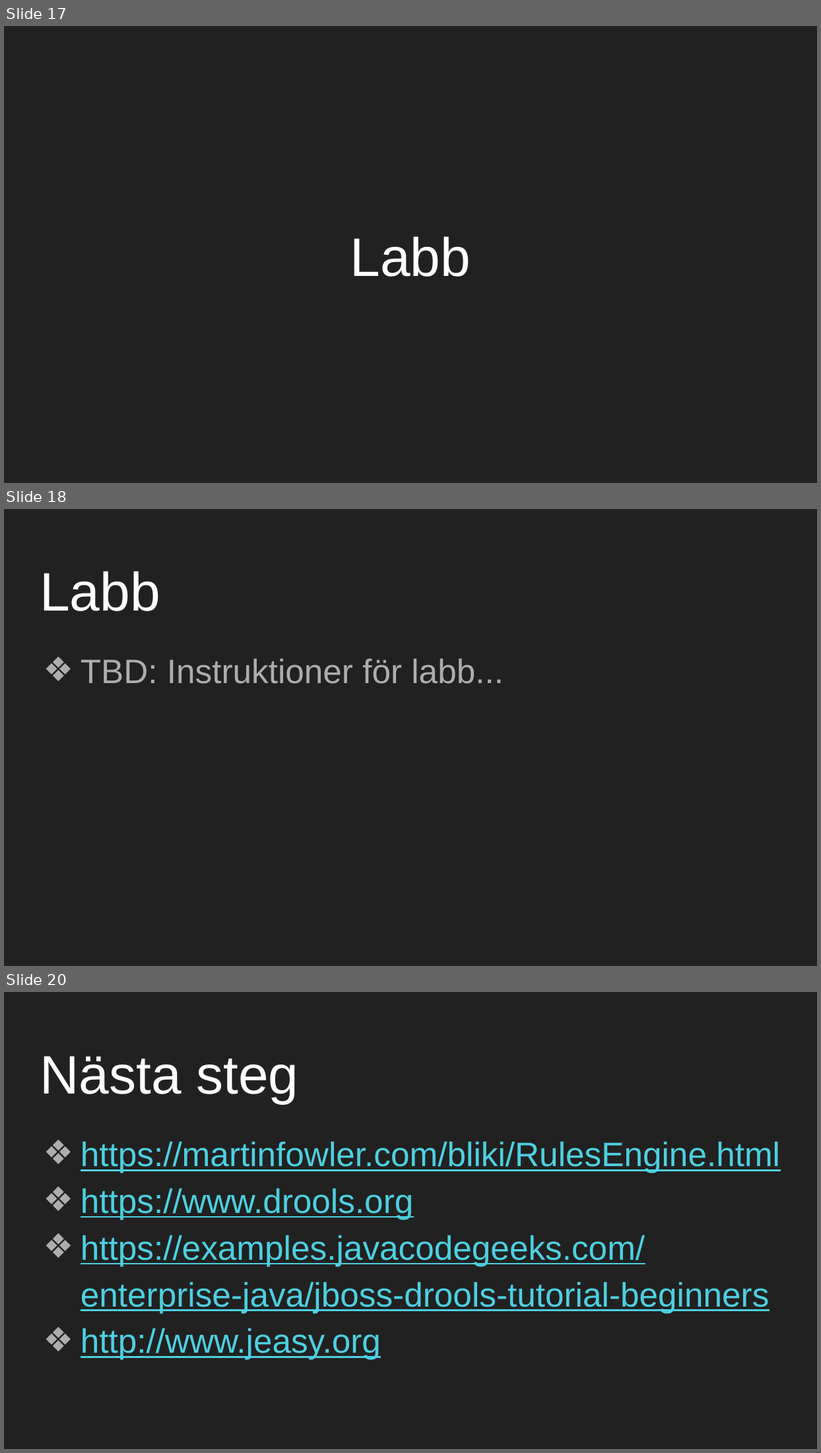
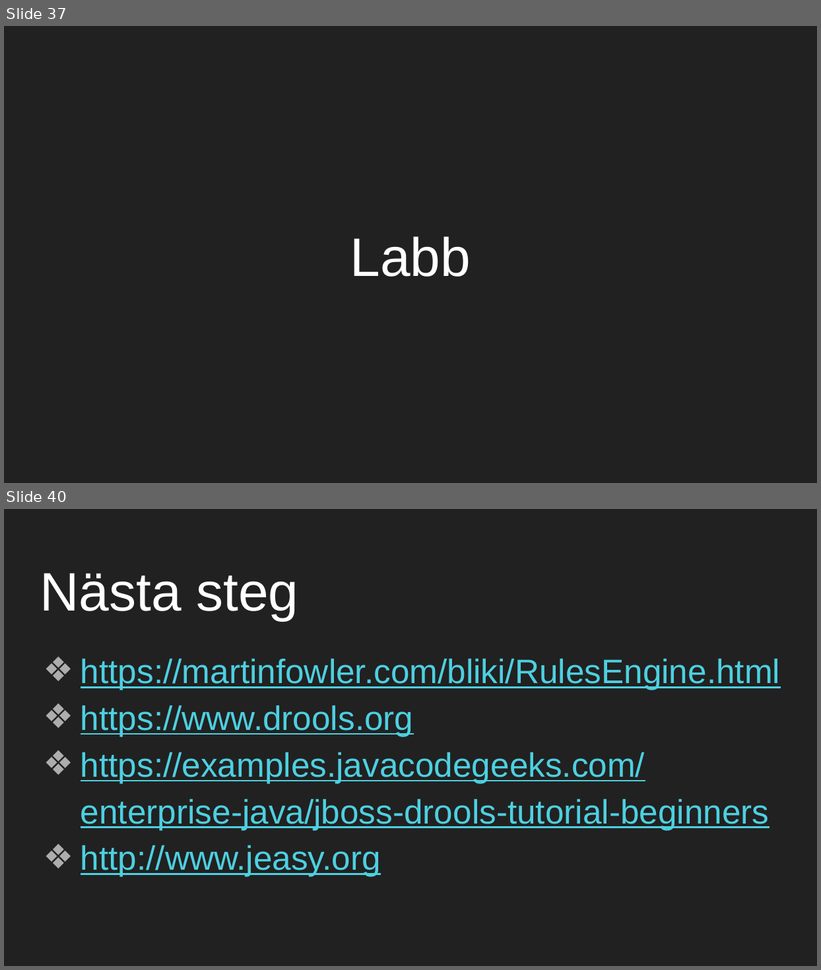
Before and after one commit to mejsla/stepup-drools-2019, a slide deck: docs/Regelmotorer.pptx. Shown one above the other, each under a label of ours: slides 17, 18 and 20 before the commit, slides 37 and 40 after it; the slides between them are not shown. The pictures are 821x1453 and 821x970 pixels, drawn with LibreOffice and Linux fonts; fonts in the diff are those of the drawing. Boxes give left, top, right and bottom in pixels: in the first picture for what was removed or moved away, otherwise in the second. Text is boxed around its words. In the diff, an @@ line names an element or a change of style, - is before the commit and + after.

```diff
--- a/docs/Regelmotorer.pptx
+++ b/docs/Regelmotorer.pptx
@@ slide 18 removed at <box>4,509,817,966</box>, background #212121 @@
@@ title removed at <box>40,571,160,611</box> @@
-Labb
@@ text removed at <box>81,659,504,684</box> @@
-❖ TBD: Instruktioner för labb...
@@ what was slide 17 is now slide 37 @@
@@ what was slide 20 is now slide 40 @@
```
Also in this commit, not shown: 3 slides changed, 21 slides added.
